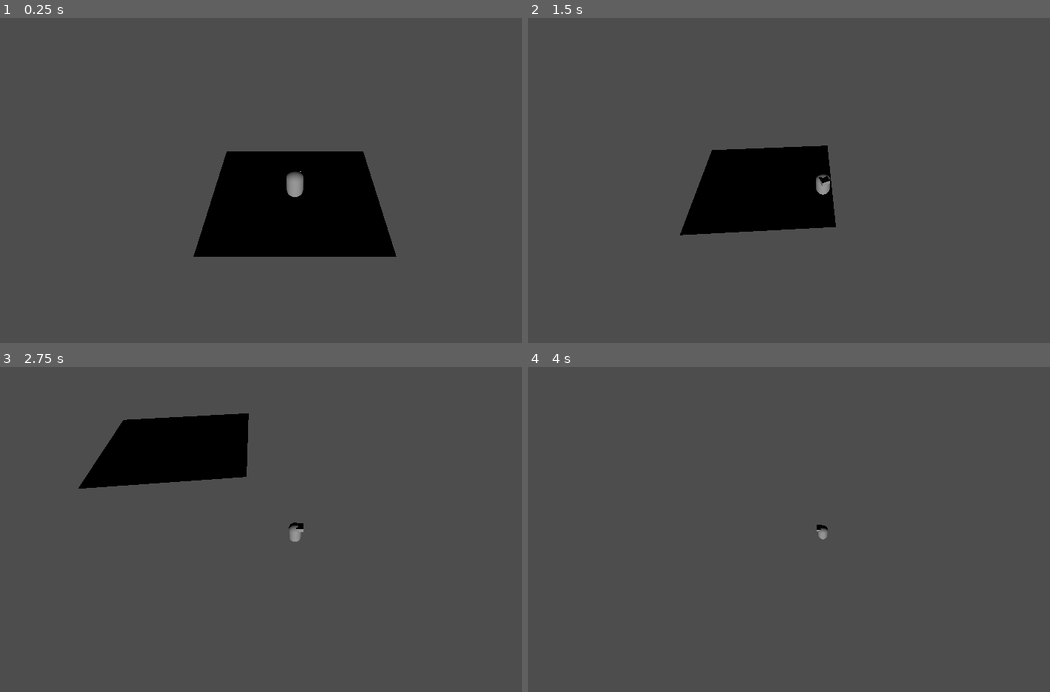
Above: before the commit, frames 1-4 (two rows, left to right).
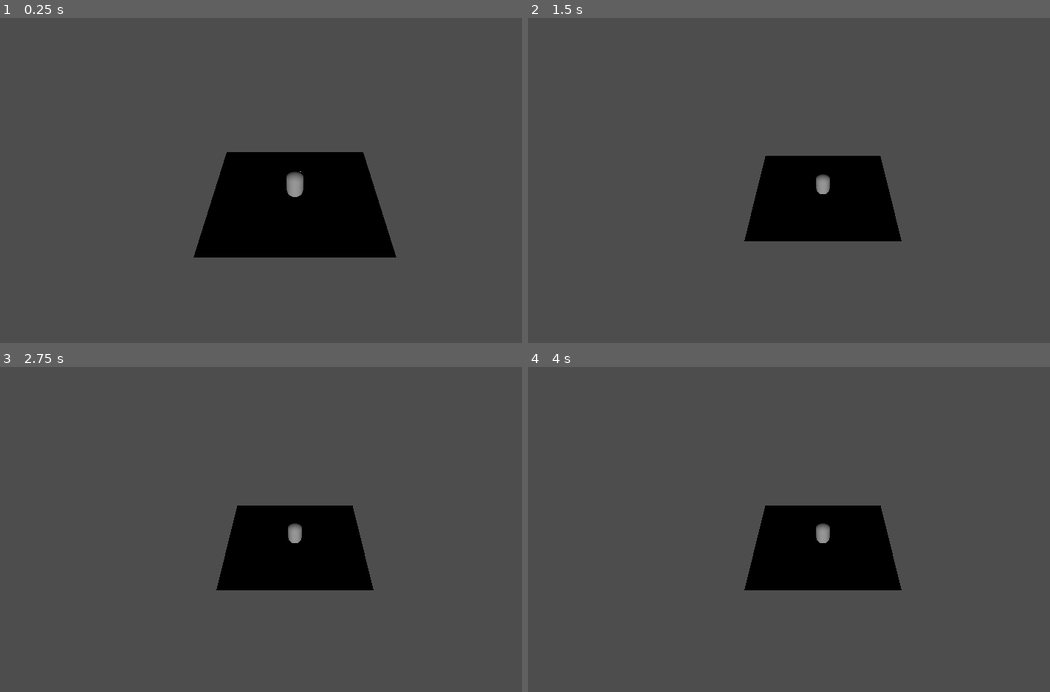
Above: after the commit, the same moments.

Repository: 1p22geo/AWARE_v0
Game: Godot game, scene res://scenes/levels/testScene.tscn
Two runs of this game, one before a commit and one after it. Both use one fixed random seed, a clock stepped at 60 frames per second and the inputs below.
Inputs:
- Up to frame 1 (0.25 s): no input
- Up to frame 2 (1.5 s): hold D (move_right) 0.53-1.28 s; hold S (move_backward) from 1.28 s (still down)
- Up to frame 3 (2.75 s): release S (move_backward) at 2.03 s; hold D (move_right) from 2.03 s (still down)
- Up to frame 4 (4 s): release D (move_right) at 2.78 s; hold W (move_forward) 2.78-3.53 s; tap Enter at 3.5 s; hold A (move_left) from 3.53 s (still down)

The runs differ from the first frame. In frame 1, 0.2% of the frame differs, in the area x 37-76%, y 41-74%; in frame 2, 6.9%; in frame 3, 12%, in the area x 14-72%, y 14-69%; in frame 4, 6.8%.
Error after the commit: Invalid assignment of property or key 'move_direction' with value of type 'Vector3' on a base object of type 'null instance'. (res://src/player/PlayerControlle…

Commit message:
chore: Updated directory structure to match guidelines

Diff:
--- a/scenes/levels/testScene.tscn
+++ b/scenes/levels/testScene.tscn
@@ -1,8 +1,8 @@
 [gd_scene load_steps=9 format=3 uid="uid://13h3en3o5ymm"]
 
-[ext_resource type="Script" uid="uid://d1igv2r1bo2ul" path="res://src/core/MovementComponent.gd" id="1_8gbba"]
-[ext_resource type="Script" uid="uid://4t18gpei6jwu" path="res://src/core/ThirdPersonCamera.gd" id="2_bo1nx"]
-[ext_resource type="Script" uid="uid://dh3hdeu86f251" path="res://src/core/PlayerController.gd" id="2_jjvhh"]
+[ext_resource type="Script" uid="uid://d1igv2r1bo2ul" path="res://src/player/MovementController.gd" id="1_8gbba"]
+[ext_resource type="Script" uid="uid://4t18gpei6jwu" path="res://src/camera/ThirdPersonCamera.gd" id="2_bo1nx"]
+[ext_resource type="Script" uid="uid://dh3hdeu86f251" path="res://src/player/PlayerController.gd" id="2_jjvhh"]
 
 [sub_resource type="CapsuleMesh" id="CapsuleMesh_kry3j"]
 
--- a/src/core/MovementComponent.gd
+++ b/src/player/MovementController.gd
@@ -1,5 +1,5 @@
 extends Node
-class_name MovementComponent
+class_name MovementController
 
 @export var speed := 6.0
 @export var acceleration := 10.0
--- a/src/core/PlayerController.gd
+++ b/src/player/PlayerController.gd
@@ -4,7 +4,7 @@
 @export var body: CharacterBody3D
 @export var camera: Camera3D
 
-@onready var movement: MovementComponent = $"../MovementComponent"
+@onready var movement: MovementController = $"../MovementController"
 
 func _physics_process(delta):
 	if body == null or camera == null:
Renamed: src/core/ThirdPersonCamera.gd -> src/camera/ThirdPersonCamera.gd
Renamed: src/core/ThirdPersonCamera.gd.uid -> src/camera/ThirdPersonCamera.gd.uid
Renamed: src/core/MovementComponent.gd.uid -> src/player/MovementController.gd.uid
Renamed: src/core/PlayerController.gd.uid -> src/player/PlayerController.gd.uid
